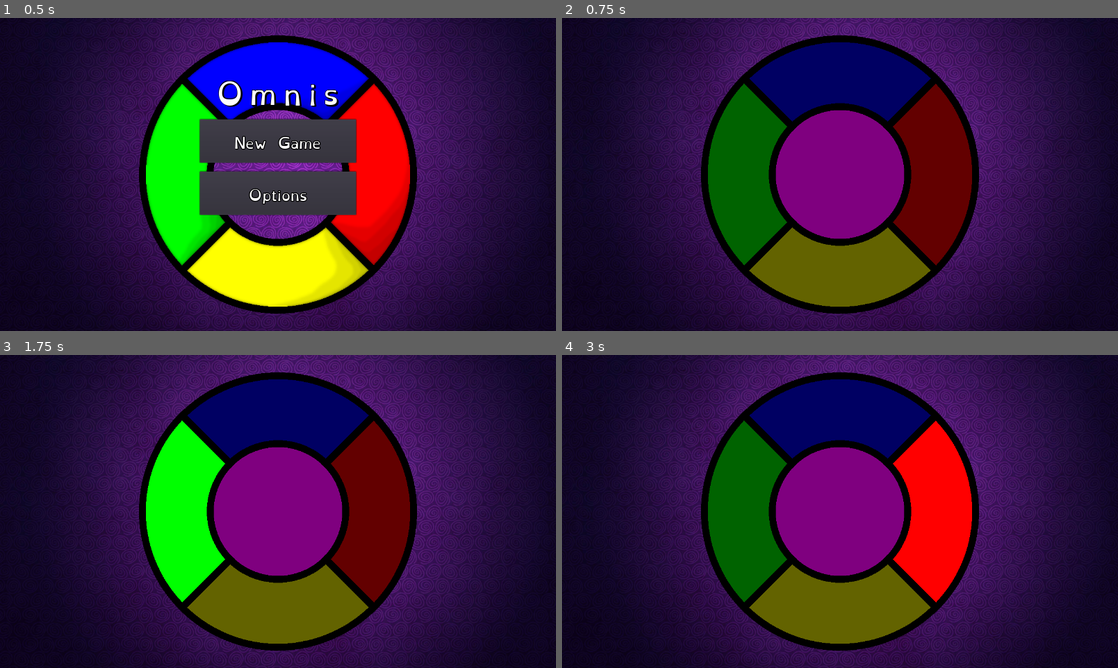
Above: before the commit, frames 1-4 (two rows, left to right).
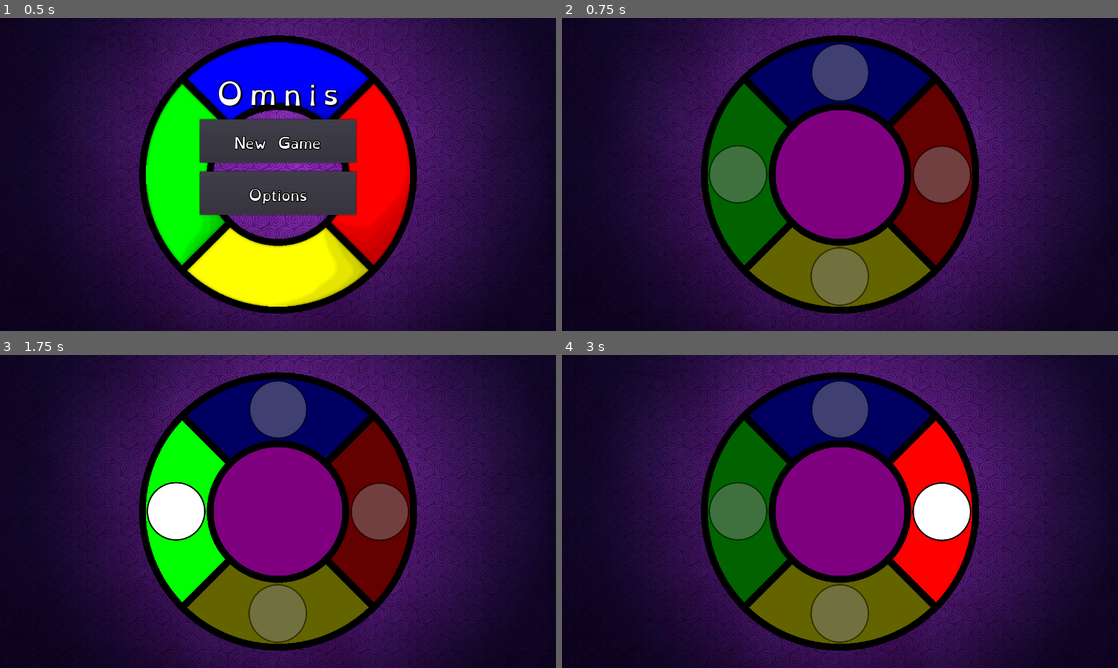
Above: after the commit, the same moments.

Repository: n-c0de-r/Omnis
Game: Godot game, scene res://scenes/TitleScreen.tscn
Same seed, same stepped clock (60 frames per second), same inputs: the game is played once before the commit and once after it.
Inputs (mouse positions are in pixels of both pictures, inside the frame that each line leads up to):
- Up to frame 1 (0.5 s): no input
- Up to frame 2 (0.75 s): click "New Game" at 0.5 s
- Up to frame 3 (1.75 s): click (278, 511) at 1.25 s
- Up to frame 4 (3 s): click (840, 420) at 2 s; tap Enter (ui_accept) at 2.75 s; hold Right (ui_right) from 2.78 s (still down)

Frame 1 is identical in both runs. In frame 2, 6.2% of the frame differs, in the area x 26-74%, y 8-92%; in frame 3, 6.2%; in frame 4, 6.2%.

Commit message:
Symbols added
Added basic symbols to the buttons for better distionction if one is vision impaired.
Not yet changable, neither via settings nor in code.

Diff:
--- a/scenes/Game/ColorButton.tscn
+++ b/scenes/Game/ColorButton.tscn
@@ -1,9 +1,14 @@
-[gd_scene load_steps=5 format=2]
+[gd_scene load_steps=10 format=2]
 
 [ext_resource path="res://assets/gfx/ButtonPressed.png" type="Texture" id=1]
 [ext_resource path="res://assets/gfx/ButtonNormal.png" type="Texture" id=2]
 [ext_resource path="res://assets/gfx/ButtonMask.png" type="BitMap" id=3]
 [ext_resource path="res://scripts/ColorButton.gd" type="Script" id=4]
+[ext_resource path="res://assets/gfx/ShapeArrow.png" type="Texture" id=5]
+[ext_resource path="res://assets/gfx/ShapeCircle.png" type="Texture" id=6]
+[ext_resource path="res://assets/gfx/ShapeStar.png" type="Texture" id=7]
+[ext_resource path="res://assets/gfx/ShapeTriangle.png" type="Texture" id=8]
+[ext_resource path="res://assets/gfx/ShapeDiamond.png" type="Texture" id=9]
 
 [node name="TxtBtn_Color" type="TextureButton"]
 anchor_left = 0.5
@@ -22,6 +27,47 @@
 texture_click_mask = ExtResource( 3 )
 script = ExtResource( 4 )
 
+[node name="AspCont_Symbols" type="AspectRatioContainer" parent="."]
+modulate = Color( 0.498039, 0.498039, 0.498039, 0.501961 )
+anchor_left = 0.5
+anchor_right = 0.5
+margin_left = -67.5
+margin_top = 18.0
+margin_right = 82.5
+margin_bottom = 168.0
+grow_horizontal = 2
+grow_vertical = 2
+rect_scale = Vector2( 0.9, 0.9 )
+
+[node name="TxtRct_Arrow" type="TextureRect" parent="AspCont_Symbols"]
+visible = false
+margin_right = 150.0
+margin_bottom = 150.0
+texture = ExtResource( 5 )
+
+[node name="TxtRct_Circle" type="TextureRect" parent="AspCont_Symbols"]
+margin_right = 150.0
+margin_bottom = 150.0
+texture = ExtResource( 6 )
+
+[node name="TxtRct_Diamond" type="TextureRect" parent="AspCont_Symbols"]
+visible = false
+margin_right = 150.0
+margin_bottom = 150.0
+texture = ExtResource( 9 )
+
+[node name="TxtRct_Star" type="TextureRect" parent="AspCont_Symbols"]
+visible = false
+margin_right = 150.0
+margin_bottom = 150.0
+texture = ExtResource( 7 )
+
+[node name="TxtRct_Triangle" type="TextureRect" parent="AspCont_Symbols"]
+visible = false
+margin_right = 150.0
+margin_bottom = 150.0
+texture = ExtResource( 8 )
+
 [node name="Timer" type="Timer" parent="."]
 one_shot = true
 
--- a/scripts/ColorButton.gd
+++ b/scripts/ColorButton.gd
@@ -1,4 +1,13 @@
 extends TextureButton
+
+var fullColor: Color = Color(1.0,1.0,1.0,1.0)
+var halfColor: Color = Color(0.5,0.5,0.5,0.5)
+
+func _process(_delta):
+	if self.pressed:
+		$AspCont_Symbols.modulate = fullColor
+	else:
+		$AspCont_Symbols.modulate = halfColor
 
 # Sets the texture button to pressed
 func simulatePress():
Binary file changed: assets/gfx/ShapeArrow.png
Binary file changed: assets/gfx/ShapeCircle.png
Binary file changed: assets/gfx/ShapeDiamond.png
Binary file changed: assets/gfx/ShapeStar.png
Binary file changed: assets/gfx/ShapeTriangle.png
